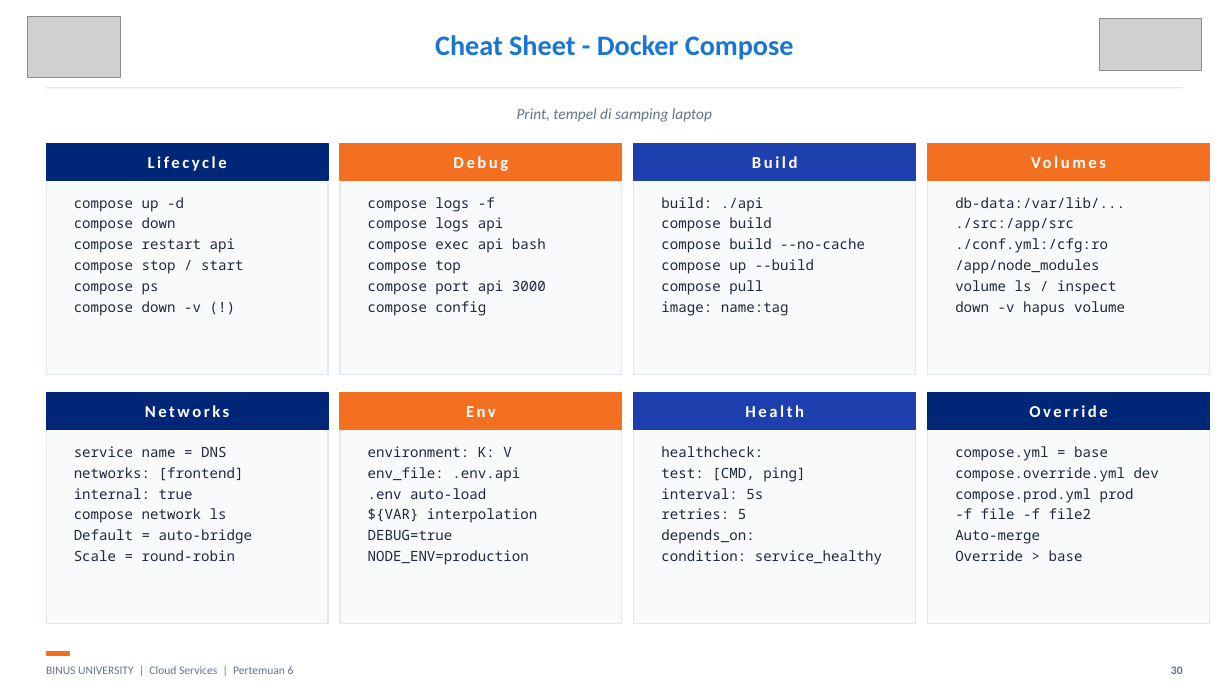
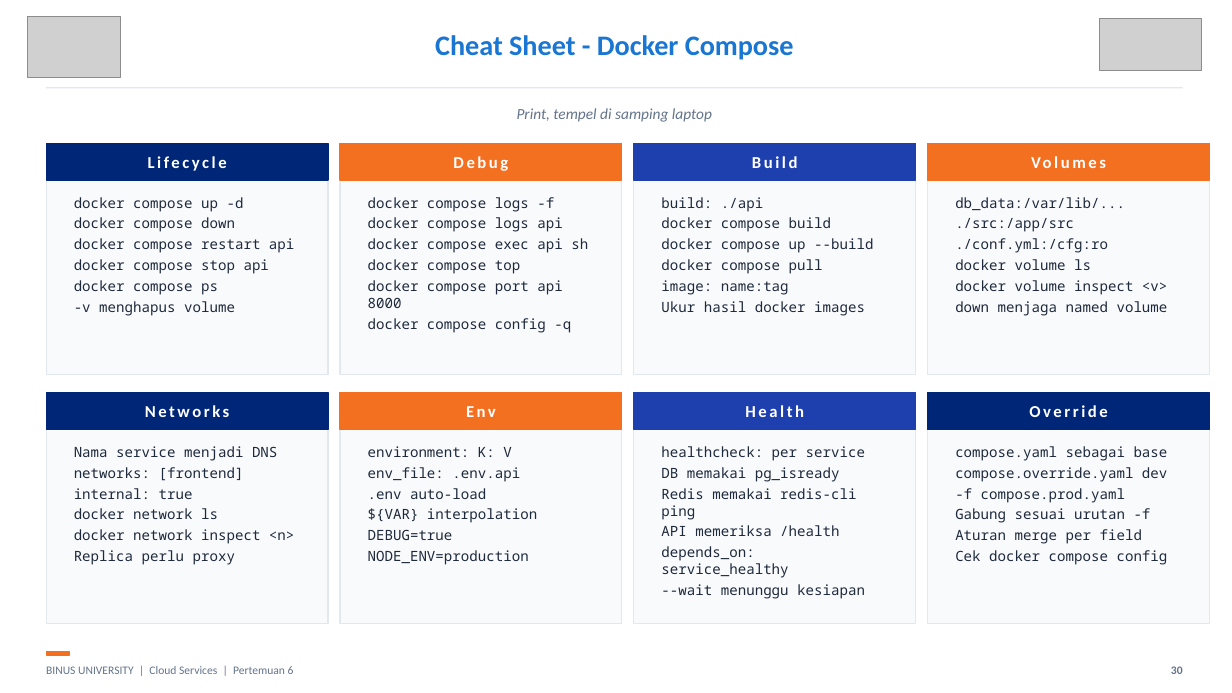
Before and after one commit to SeedFlora/meet6CloudService, a slide deck: slide 30 of slides/Teori_Pertemuan_06.pptx. Drawn at 1232x693 pixels with LibreOffice and Linux fonts; fonts in the diff are those of the drawing; grey boxes stand for pictures. Boxes give left, top, right and bottom in pixels: in the first picture for what was removed or moved away, otherwise in the second. Text is boxed around its words. In the diff, an @@ line names an element or a change of style, - is before the commit and + after.

Commit message:
Complete Docker Compose theory walkthrough and repair slide readability

```diff
--- a/slides/Teori_Pertemuan_06.pptx
+++ b/slides/Teori_Pertemuan_06.pptx
@@ text at [74,197,294,316]: text changed @@
-compose up -d
-compose down
-compose restart api
-compose stop / start
-compose ps
-compose down -v (!)
+docker compose up -d
+docker compose down
+docker compose restart api
+docker compose stop api
+docker compose ps
+-v menghapus volume
@@ text at [368,197,588,333]: text changed @@
-compose logs -f
-compose logs api
-compose exec api bash
-compose top
-compose port api 3000
-compose config
+docker compose logs -f
+docker compose logs api
+docker compose exec api sh
+docker compose top
+docker compose port api 8000
+docker compose config -q
@@ text at [955,197,1125,210]: text changed @@
-db-data:/var/lib/...
+db_data:/var/lib/...
@@ text at [661,217,873,274]: text changed @@
-compose build
-compose build --no-cache
-compose up --build
-compose pull
+docker compose build
+docker compose up --build
+docker compose pull
@@ text at [955,259,1168,316]: text changed @@
-/app/node_modules
-volume ls / inspect
-down -v hapus volume
+docker volume ls
+docker volume inspect <v>
+down menjaga named volume
@@ text at [661,301,865,316]: paragraph added @@
+Ukur hasil docker images
@@ text at [74,446,277,461]: text changed @@
-service name = DNS
+Nama service menjadi DNS
@@ text at [661,446,865,599]: text changed @@
-healthcheck:
-test: [CMD, ping]
-interval: 5s
-retries: 5
-depends_on:
-condition: service_healthy
+healthcheck: per service
+DB memakai pg_isready
+Redis memakai redis-cli ping
+API memeriksa /health
+depends_on: service_healthy
+--wait menunggu kesiapan
@@ text at [955,446,1168,565]: text changed @@
-compose.yml = base
-compose.override.yml dev
-compose.prod.yml prod
--f file -f file2
-Auto-merge
-Override > base
+compose.yaml sebagai base
+compose.override.yaml dev
+-f compose.prod.yaml
+Gabung sesuai urutan -f
+Aturan merge per field
+Cek docker compose config
@@ text at [74,508,294,565]: text changed @@
-compose network ls
-Default = auto-bridge
-Scale = round-robin
+docker network ls
+docker network inspect <n>
+Replica perlu proxy
```
Also in this commit, not shown: 17 other slides changed, 4 other files.
